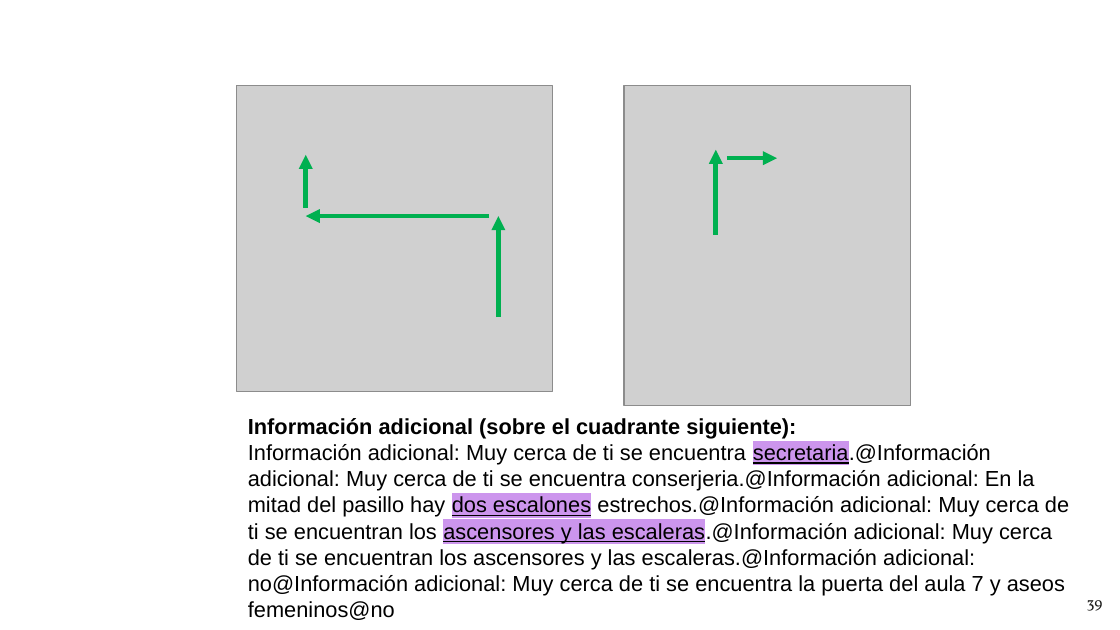
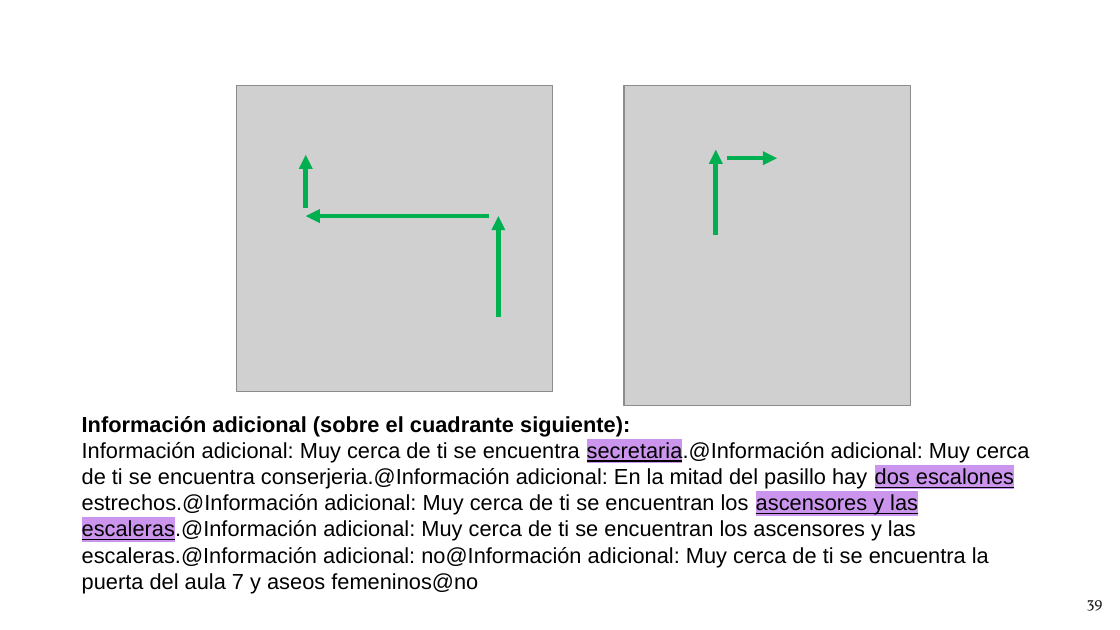
Before and after one commit to NILGroup/TFG-1920-DiscapacidadVisual, a slide deck: slide 39 of Defensa/Viola · SlidesCarnival_DiaposBelen.pptx. Drawn at 1120x630 pixels with LibreOffice and Linux fonts; fonts in the diff are those of the drawing; grey boxes stand for pictures. Boxes give left, top, right and bottom in pixels: in the first picture for what was removed or moved away, otherwise in the second. Text is boxed around its words. In the diff, an @@ line names an element or a change of style, - is before the commit and + after.

```diff
--- a/Defensa/Viola · SlidesCarnival_DiaposBelen.pptx
+++ b/Defensa/Viola · SlidesCarnival_DiaposBelen.pptx
@@ text "Información adicional (sobre el cuadrante ..." rewrapped from [248,418,1069,596] to [82,416,1029,594] @@
```
Also in this commit, not shown: 9 other slides changed, 6 slides added, 1 other file.
